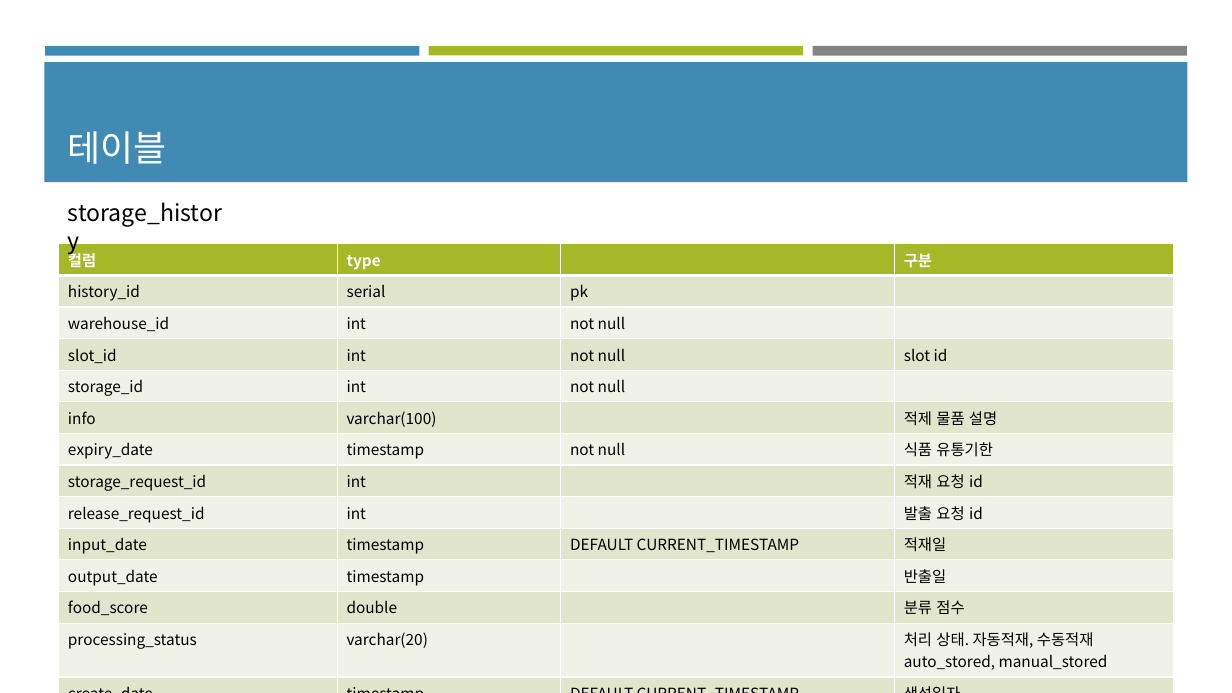
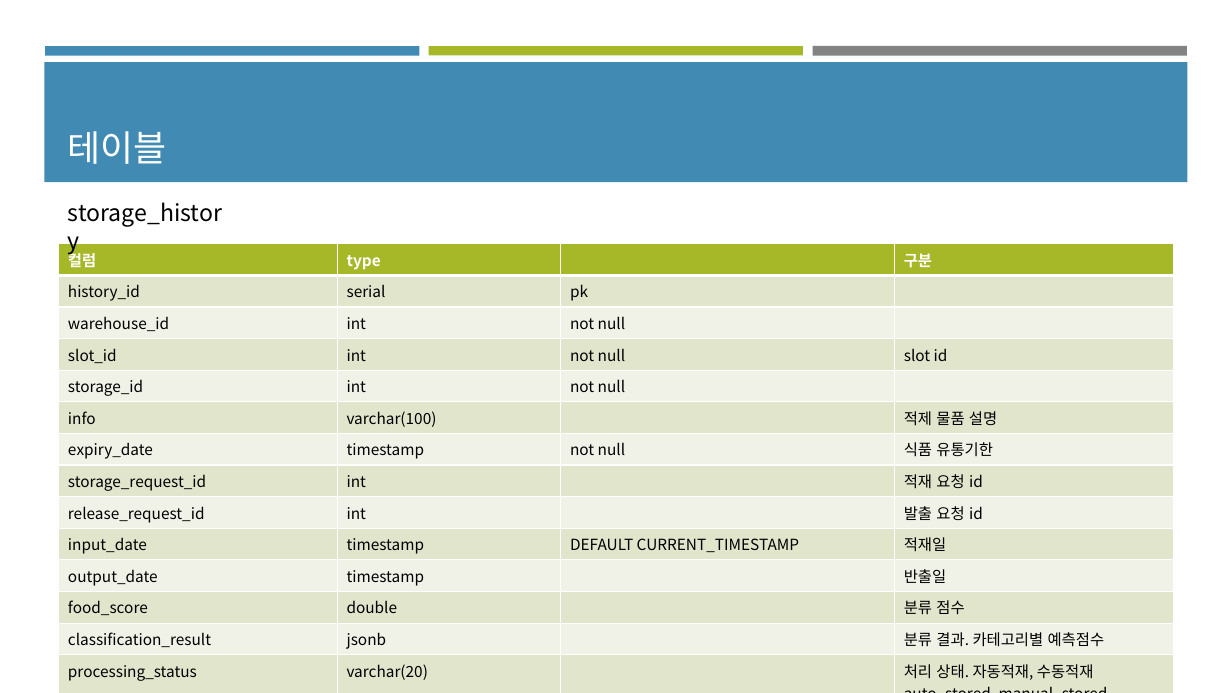
Before and after one commit to mkim0203/yolo_mini_project, a slide deck: slide 17 of 창고관리.pptx. Drawn at 1232x693 pixels with LibreOffice and Linux fonts; fonts in the diff are those of the drawing. Boxes give left, top, right and bottom in pixels: in the first picture for what was removed or moved away, otherwise in the second. Text is boxed around its words. In the diff, an @@ line names an element or a change of style, - is before the commit and + after.

Commit message:
ai 분류 추가

```diff
--- a/창고관리.pptx
+++ b/창고관리.pptx
@@ table at [59,244,1175,685] @@
+row 13: classification_result | jsonb |  | 분류 결과. 카테고리별 예측점수
```
Also in this commit, not shown: 1 other slide changed, 14 other files.
